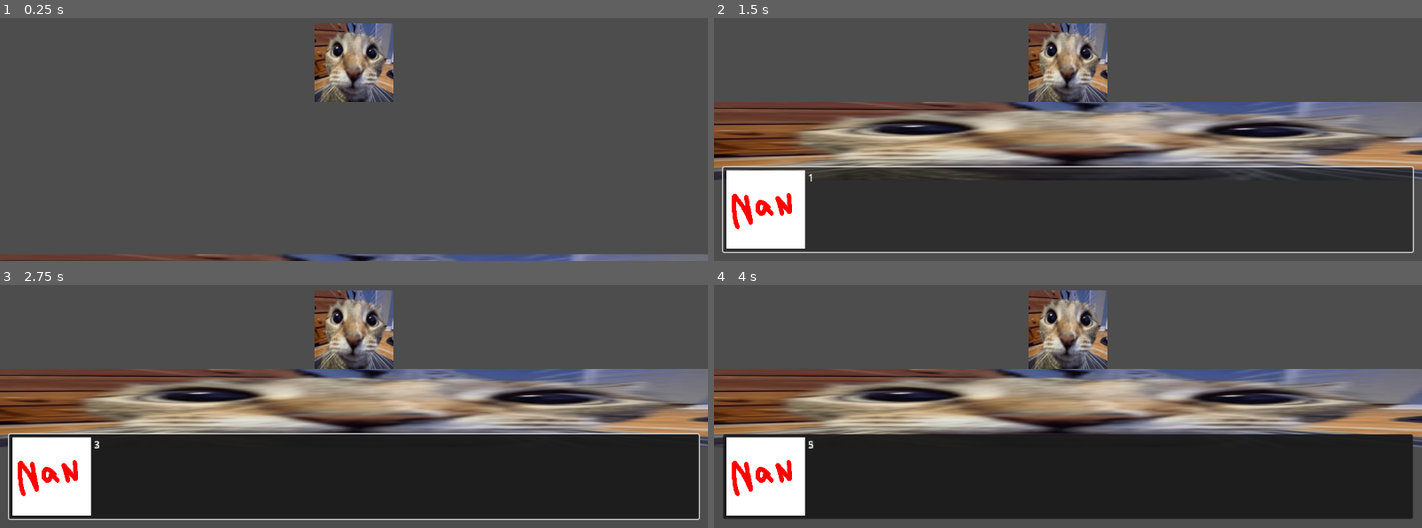
Above: before the commit, frames 1-4 (two rows, left to right).
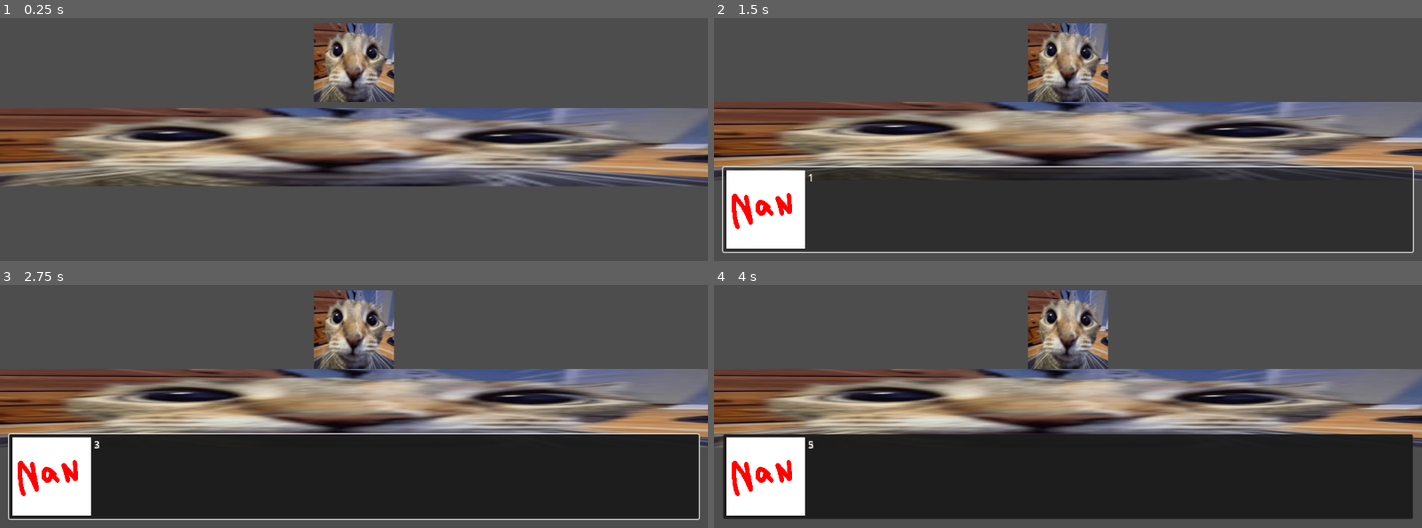
Above: after the commit, the same moments.

Repository: 46768/nsc2025
Game: Godot game, scene res://main.tscn
The game is run twice, just before and just after one commit, with the same random seed, the same clock (stepped at 60 frames per second) and the same inputs.
Inputs (mouse positions are in pixels of both pictures, inside the frame that each line leads up to):
- Up to frame 1 (0.25 s): no input
- Up to frame 2 (1.5 s): tap A (KeyA) at 0.6 s; click (1068, 209) at 1.25 s
- Up to frame 3 (2.75 s): click (354, 476) at 2 s
- Up to frame 4 (4 s): click (1068, 476) at 2.77 s; tap Enter at 3.5 s; tap D (KeyD) at 3.6 s

The runs differ from the first frame. In frame 1, 31% of the frame differs, in the area x 0-100%, y 3-100%; in frame 2, 9.7%; in frame 3, 9.6%; in frame 4, 9.8%.
Error in both runs: Error connecting to signal: dialogue_closed during await. (res://scripts/core/problem-module/sequence-isa/base.gd:309)

Commit message:
chore: removed CameraUI

Diff:
--- a/main.tscn
+++ b/main.tscn
@@ -12,7 +12,8 @@
 script = ExtResource("1_a2087")
 
 [node name="Player" parent="." instance=ExtResource("3_h2yge")]
-position = Vector2(582, 163)
+position = Vector2(612, 402)
+scale = Vector2(1.01358, 1)
 
 [node name="Floor" type="StaticBody2D" parent="."]
 position = Vector2(586, 569)
--- a/scenes/Player.tscn
+++ b/scenes/Player.tscn
@@ -8,6 +8,8 @@
 
 [node name="Player" type="CharacterBody2D"]
 script = ExtResource("1_v6fml")
+speed = null
+jump_velocity = null
 
 [node name="Sprite" type="Sprite2D" parent="."]
 texture = ExtResource("2_v6fml")
@@ -16,3 +18,4 @@
 shape = SubResource("RectangleShape2D_v6fml")
 
 [node name="Camera" type="Camera2D" parent="."]
+scale = Vector2(0.982103, 0.966621)
--- a/scripts/Player/class/player.gd
+++ b/scripts/Player/class/player.gd
@@ -4,15 +4,13 @@
 
 var sprite: Sprite2D
 var camera: Camera2D
-var camera_ui: CanvasLayer
 
 var available_interactions: Dictionary[Callable, StringName] = {}
 
 
-func _init(isprite: Sprite2D, icamera: Camera2D, icamera_ui: CanvasLayer) -> void:
+func _init(isprite: Sprite2D, icamera: Camera2D) -> void:
 	sprite = isprite
 	camera = icamera
-	camera_ui = icamera_ui
 
 
 func add_interaction(keybind: StringName, callback: Callable) -> void:
--- a/scripts/Player/player.gd
+++ b/scripts/Player/player.gd
@@ -6,13 +6,12 @@
 
 @onready var sprite: Sprite2D = $Sprite
 @onready var camera: Camera2D = $Camera
-@onready var camera_ui: CanvasLayer = $Camera/CameraUI
 
 var player: Player
 
 
 func _ready() -> void:
-	player = Player.new(sprite, camera, camera_ui)
+	player = Player.new(sprite, camera)
 	Globals.player = player
 
 
